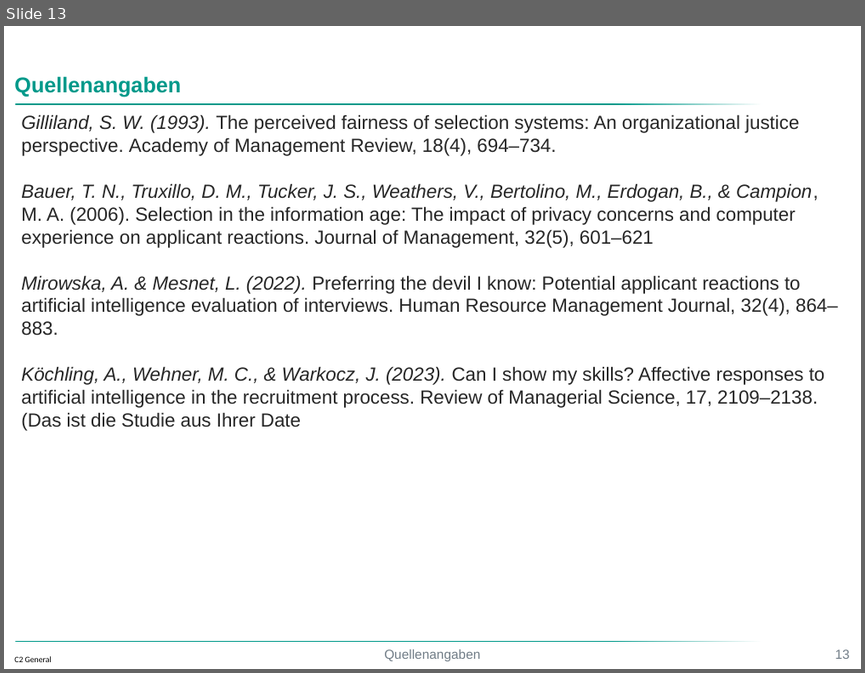
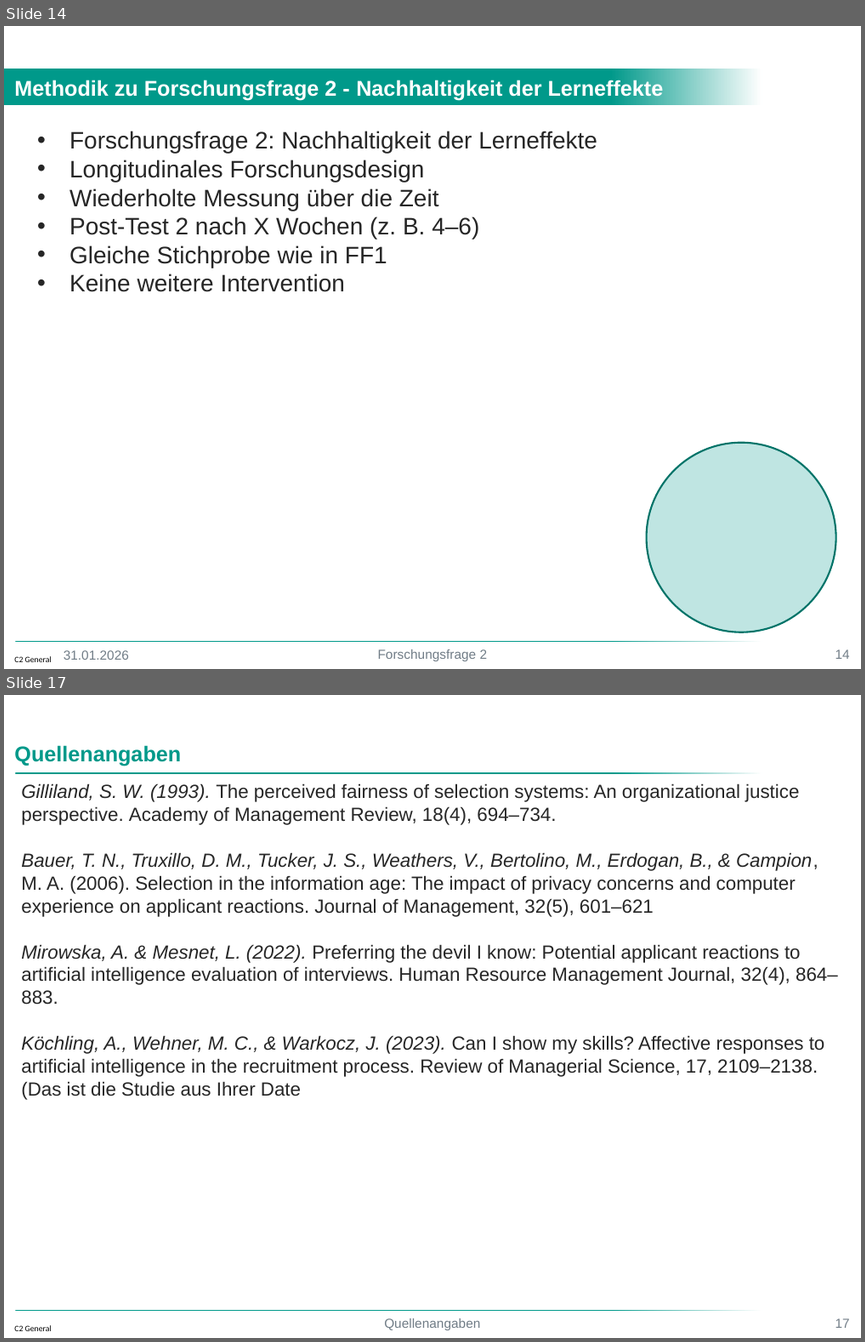
Before and after one commit to davinci05/ForschungsmethodenPPPUni, a slide deck: Forschungsmethoden.pptx. Shown one above the other, each under a label of ours: slide 13 before the commit, slides 14 and 17 after it; the slides between them are not shown. The pictures are 865x673 and 865x1342 pixels, drawn with LibreOffice and Linux fonts; fonts in the diff are those of the drawing; background and template pictures are left out. Boxes give left, top, right and bottom in pixels: in the first picture for what was removed or moved away, otherwise in the second. Text is boxed around its words. In the diff, an @@ line names an element or a change of style, - is before the commit and + after.

```diff
--- a/Forschungsmethoden.pptx
+++ b/Forschungsmethoden.pptx
@@ slide 14 added at [4,26,861,669], background #FFFFFF; not listed: 3 template elements that a slide beside it also shows @@
@@ rectangle added at [4,68,762,105], fill gradient #00998A to #FFFFFF @@
@@ text added at [14,79,664,101], 18 pt, text #FFFFFF, bold @@
+Methodik zu Forschungsfrage 2 - Nachhaltigkeit der Lerneffekte
@@ text added at [69,131,597,292], 20 pt, text #262626 @@
+• Forschungsfrage 2: Nachhaltigkeit der Lerneffekte
+• Longitudinales Forschungsdesign
+• Wiederholte Messung über die Zeit
+• Post-Test 2 nach X Wochen (z. B. 4–6)
+• Gleiche Stichprobe wie in FF1
+• Keine weitere Intervention
@@ ellipse added at [647,442,836,632], fill #BFE5E2, outline #007368 1.5 pt @@
@@ text added at [64,650,129,659], 11 pt, text #717D87 @@
+31.01.2026
@@ text added at [378,649,488,661], 11 pt, text #717D87 @@
+Forschungsfrage 2
@@ page number added at [835,649,850,658], 11 pt, text #717D87 @@
+14
@@ what was slide 13 is now slide 17 @@
@@ page number at [835,1318,850,1327]: text changed @@
-13
+17
```
Also in this commit, not shown: 13 slides changed, 2 other slides added, 1 other file.
